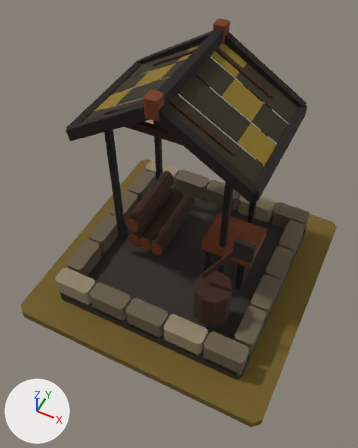
Two versions of the glTF model art/timber_yard_t1/timber_yard_t1.glb, one commit apart.
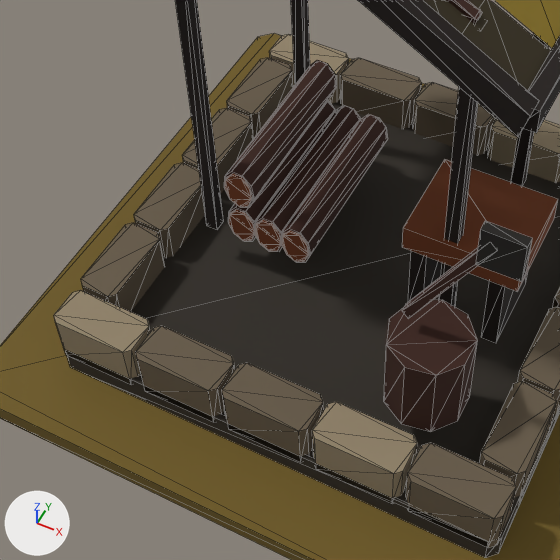
Old and new are each drawn whole from a 50 mm lens placed at (0.685, -1.491, 2.204), pointed at (0.005, -0.132, 0.504) and again close up on the part from 9% to 75% of the width and 32% to 85% of the height. The lights are fixed; the arrows at lower left show +X, +Y and +Z. The older version's two pictures come first. The close-ups show mesh edges as thin lines.

The older version as bpy lines, for what is in view:
```python
me_mmr___timber_yard___t01_architecture_mesh_001 = bpy.data.meshes.new('MMR | timber_yard | T01 Architecture Mesh.001')
me_mmr___timber_yard___t01_architecture_mesh_001.from_pydata(...)  # 802 vertices, 1316 faces; spans x -0.5..0.5, y -0.5..0.5, z 0.0..1.174
me_mmr___timber_yard___t01_architecture_mesh_001.materials.append(mat_mmr___shared_palette_atlas)  # picture img_mmr_shared_color_palette_64
me_mmr___timber_yard___tier_01_ground_mesh_001 = bpy.data.meshes.new('MMR | timber_yard | Tier 01 Ground Mesh.001')
me_mmr___timber_yard___tier_01_ground_mesh_001.from_pydata(...)  # 16 vertices, 28 faces; spans x -0.65..0.65, y -0.65..0.65, z -0.05..0.0
me_mmr___timber_yard___tier_01_ground_mesh_001.materials.append(mat_mmr___shared_palette_atlas)  # picture img_mmr_shared_color_palette_64
ob_mmr___timber_yard___t01_architecture_001 = bpy.data.objects.new('MMR | timber_yard | T01 Architecture.001', me_mmr___timber_yard___t01_architecture_mesh_001)
ob_mmr___timber_yard___t01_architecture_001.location = (0.0, 0.0, 0.05)
ob_mmr___timber_yard___tier_01_ground_001 = bpy.data.objects.new('MMR | timber_yard | Tier 01 Ground.001', me_mmr___timber_yard___tier_01_ground_mesh_001)
ob_mmr___timber_yard___tier_01_ground_001.location = (0.0, 0.0, 0.05)
```
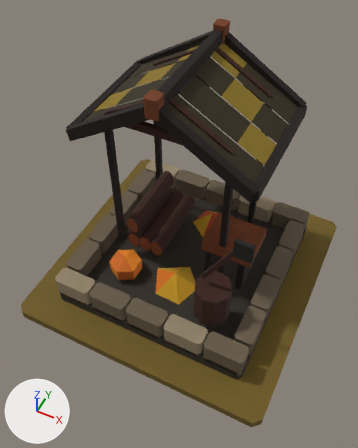
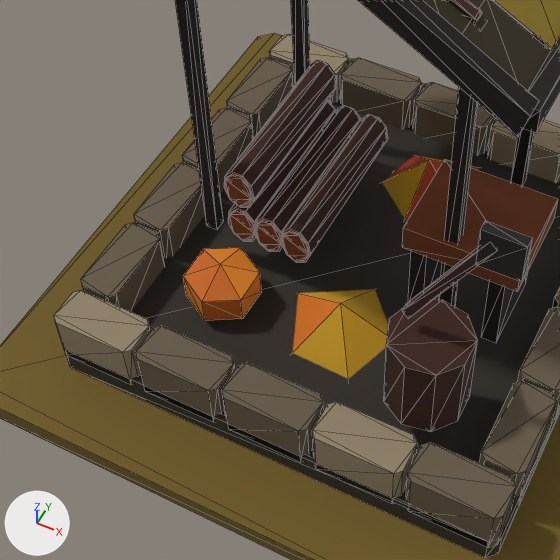
Location of each change, [x1, y1, x2, y2] in pixels of the close-ups (560 x 560 px):
'MMR | timber_yard | T01 Autumn Dressing.001', added (orange): after [183, 155, 479, 379]

The change, as a diff of the scene's bpy script:
```diff
--- a/art/timber_yard_t1/timber_yard_t1.glb.py
+++ b/art/timber_yard_t1/timber_yard_t1.glb.py
@@ me_mmr___timber_yard___t01_autumn_dressing_001 @@
+me_mmr___timber_yard___t01_autumn_dressing_001.from_pydata(...)  # 25 vertices, 28 faces; spans x -0.312..0.137, y -0.321..0.38, z 0.062..0.197
+me_mmr___timber_yard___t01_autumn_dressing_001.materials.append(mat_mmr___shared_palette_atlas)  # picture img_mmr_shared_color_palette_64
@@ ob_mmr___timber_yard___t01_autumn_dressing_001 @@
+ob_mmr___timber_yard___t01_autumn_dressing_001 = bpy.data.objects.new('MMR | timber_yard | T01 Autumn Dressing.001', me_mmr___timber_yard___t01_autumn_dressing_001)
+ob_mmr___timber_yard___t01_autumn_dressing_001.location = (0.0, 0.0, 0.05)
```
